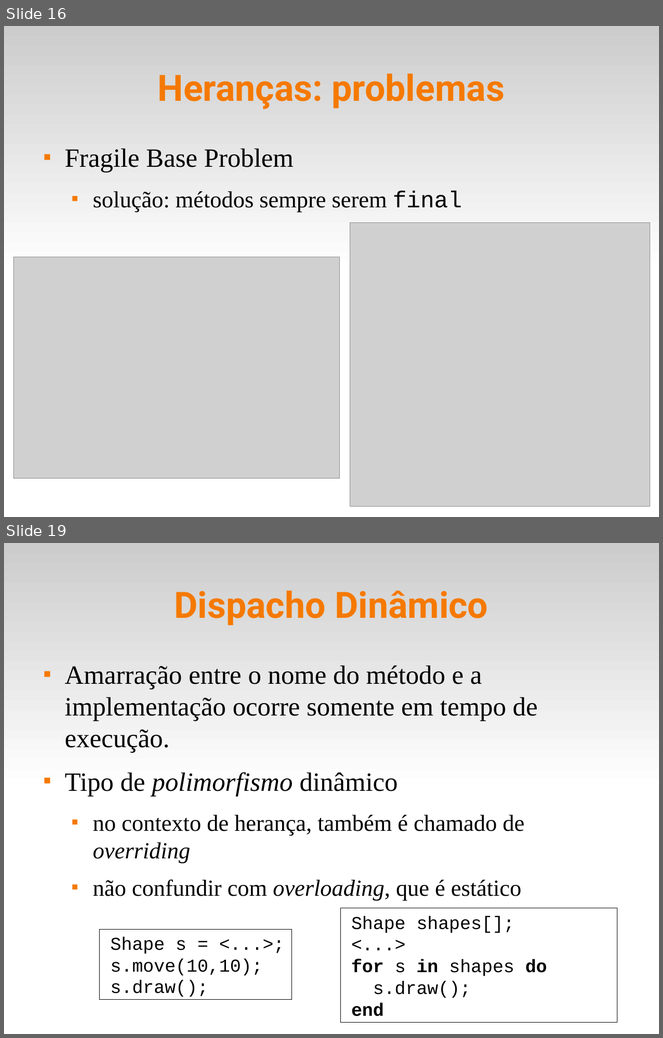
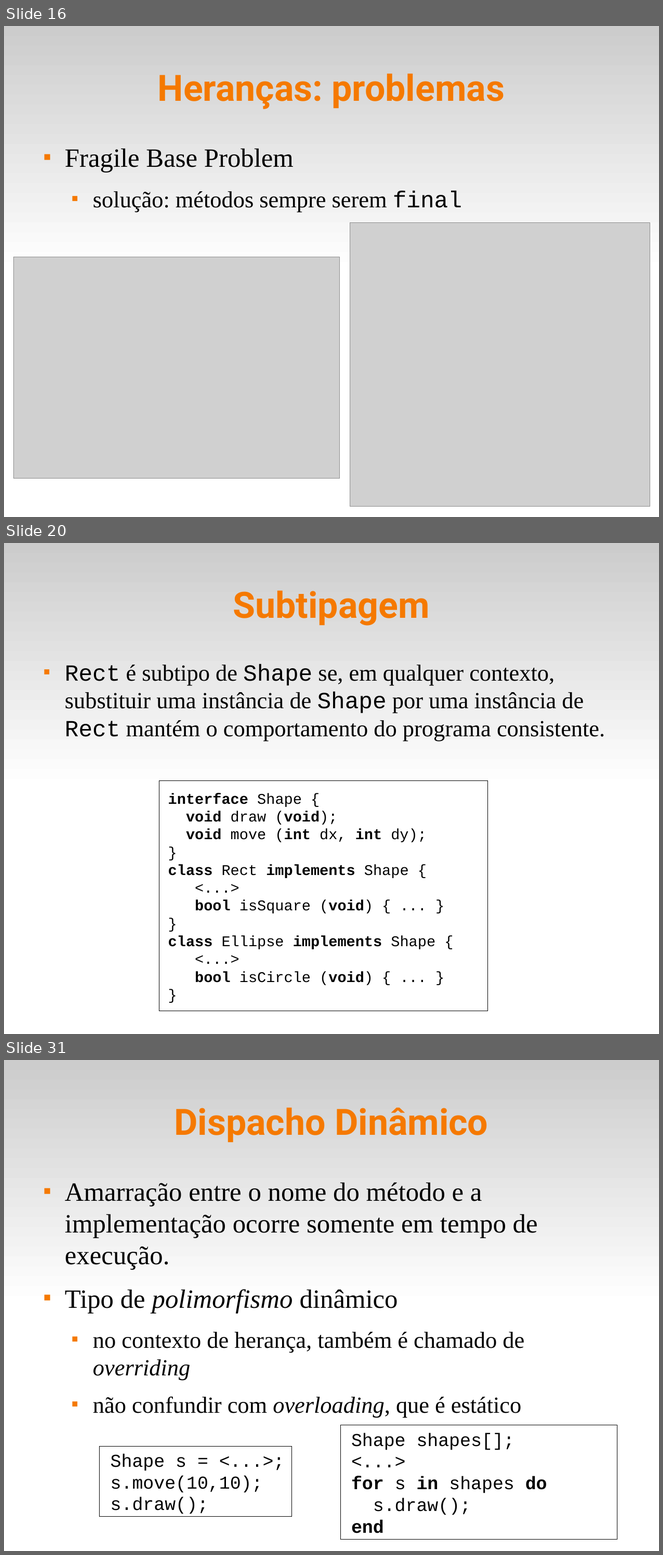
Before and after one commit to fsantanna-uerj/EDL, a slide deck: slides/edl-09-oo.odp. Shown one above the other, each under a label of ours: slides 16 and 19 before the commit, slides 16, 20 and 31 after it; the slides between them are not shown. The pictures are 663x1038 and 663x1555 pixels, drawn with LibreOffice and Linux fonts; fonts in the diff are those of the drawing; grey boxes stand for pictures. Boxes give left, top, right and bottom in pixels: in the first picture for what was removed or moved away, otherwise in the second. Text is boxed around its words. In the diff, an @@ line names an element or a change of style, - is before the commit and + after.

```diff
--- a/slides/edl-09-oo.odp
+++ b/slides/edl-09-oo.odp
@@ slide 20 added at [4, 543, 659, 1034], background #FFFFFF; not listed: 1 template element that a slide beside it also shows @@
@@ title added at [233, 590, 430, 626], 44 pt, text #F57900, bold @@
+Subtipagem
@@ text added at [65, 665, 605, 741], 28 pt, text #000000 @@
+■ Rect é subtipo de Shape se, em qualquer contexto, substituir uma instância de Shape por uma instância de Rect mantém o comportamento do programa consistente.
@@ rectangle added at [159, 781, 488, 1012], fill #FFFFFF, outline #000000 0 pt, 18 pt, text #000000 @@
+interface Shape {
+void draw (void);
+void move (int dx, int dy);
+}
+class Rect implements Shape {
+<...>
+bool isSquare (void) { ... }
+}
+class Ellipse implements Shape {
+<...>
+bool isCircle (void) { ... }
+}
@@ what was slide 19 is now slide 31 @@
```
Also in this commit, not shown: 3 slides changed, 11 other slides added, 5 other files.
